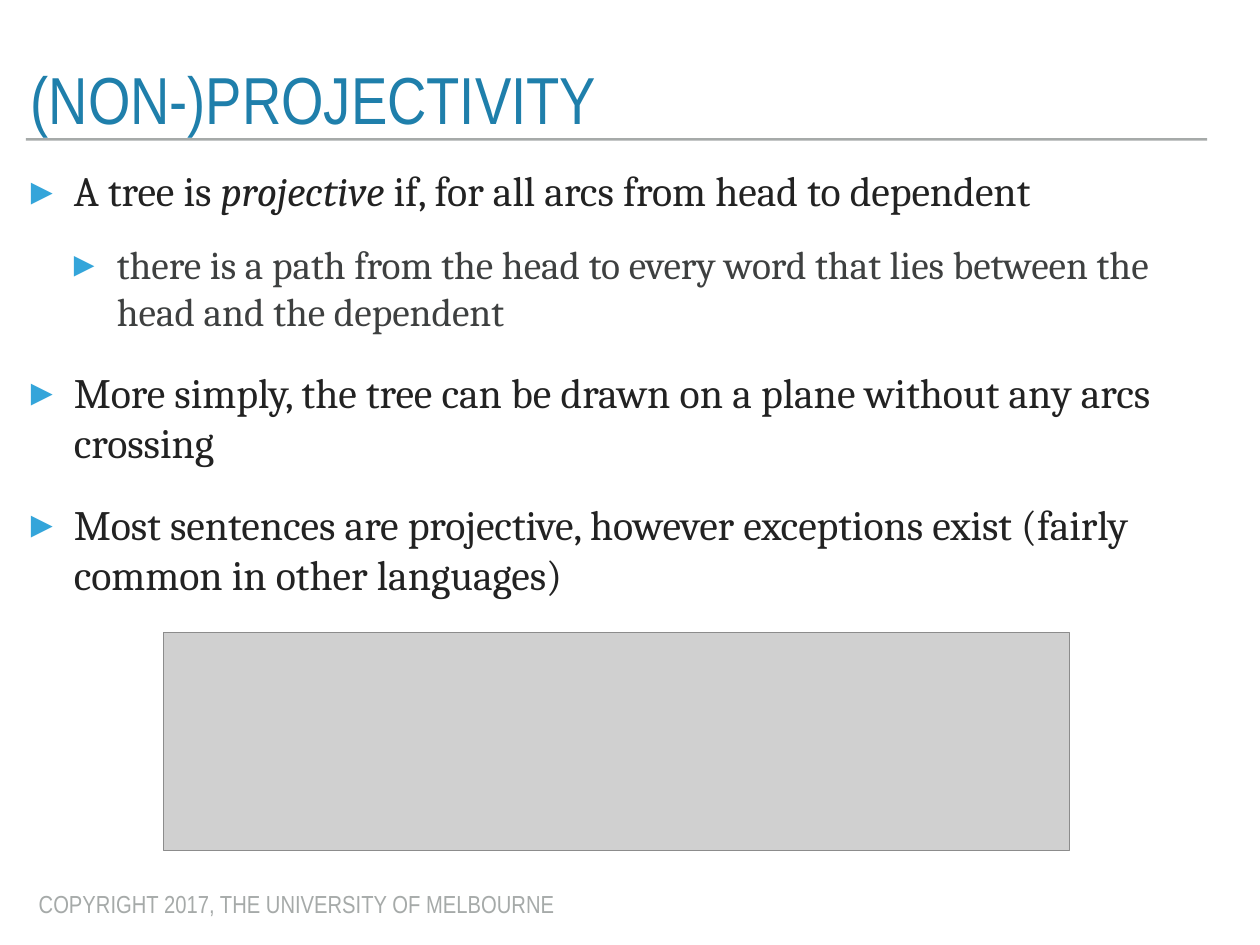
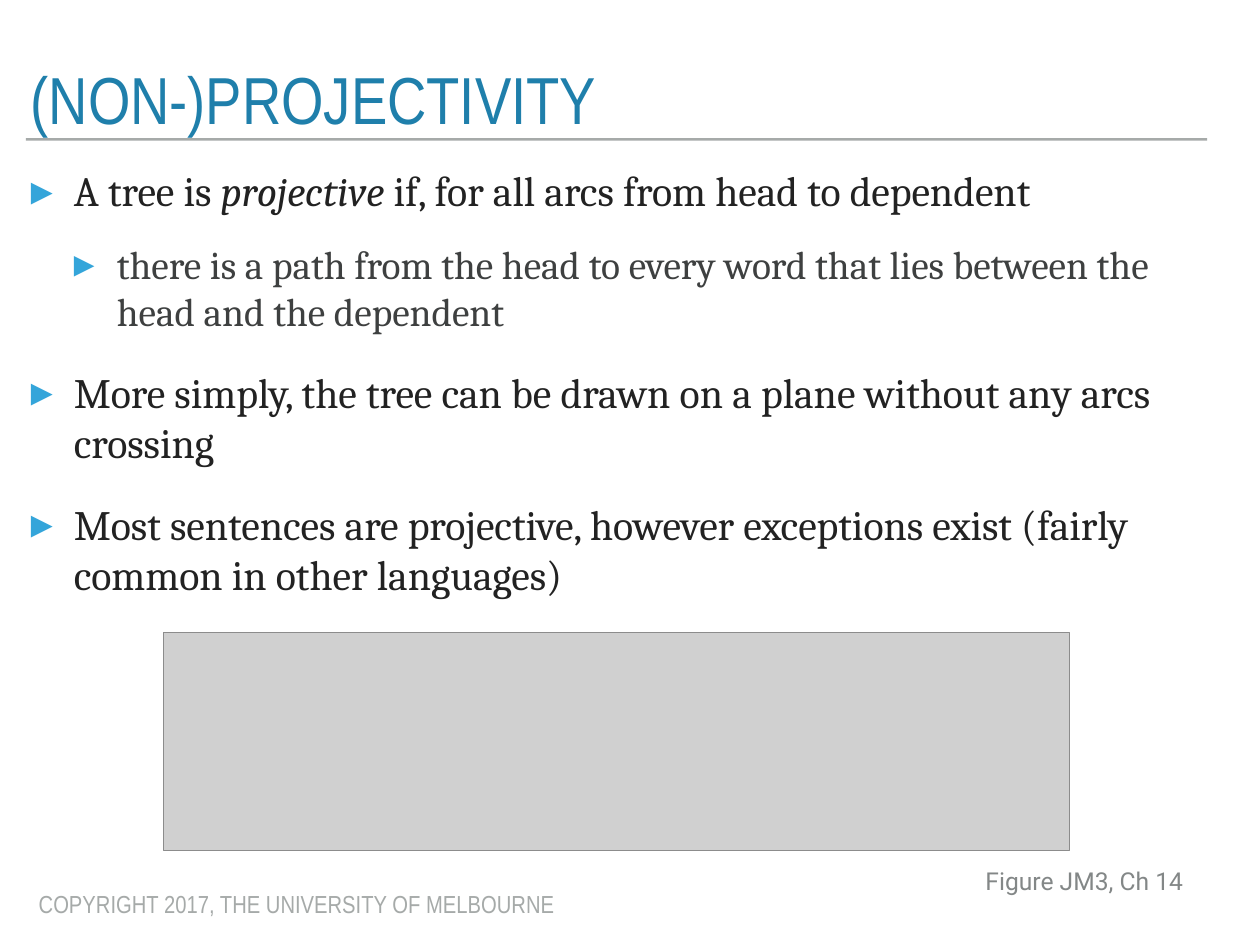
Before and after one commit to trevorcohn/comp90042, a slide deck: slide 10 of slides/WSTA_L7_dependency.pptx. Drawn at 1260x945 pixels with LibreOffice and Linux fonts; fonts in the diff are those of the drawing; grey boxes stand for pictures. Boxes give left, top, right and bottom in pixels: in the first picture for what was removed or moved away, otherwise in the second. Text is boxed around its words. In the diff, an @@ line names an element or a change of style, - is before the commit and + after.

```diff
--- a/slides/WSTA_L7_dependency.pptx
+++ b/slides/WSTA_L7_dependency.pptx
@@ text added at [985,871,1183,895], 20 pt, text #838787 @@
+Figure JM3, Ch 14
```
Also in this commit, not shown: 4 other slides changed, 3 other files.
